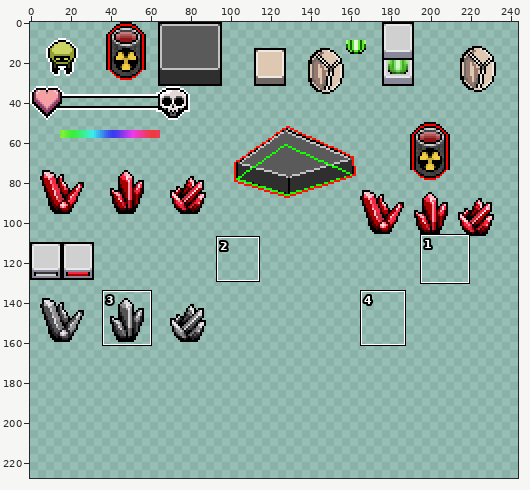
File history of a sprite sheet, assets/sprites.png. Above, an overview of the earlier version with the close-up marked.
Close-up. Earlier state:
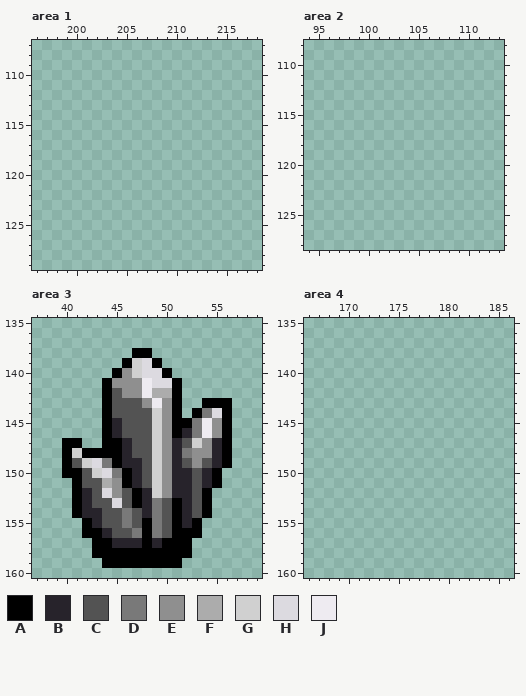
The file is 256x256 pixels. Colours within 5 levels of each other are drawn and written as one. Shown: area 1: x 196..218, y 107..129; area 2: x 94..113, y 108..128; area 3: x 37..59, y 135..160; area 4: x 166..186, y 135..160. The wide view leaves out empty margins. The commit also changed other parts of the picture, which this record leaves out.
Palette (. is transparent): A #000000  B #27232b  C #535353  D #797979  E #8f8f8f  F #acacac  G #d0d0d0  H #dcdae0  J #eeebf1
The result:
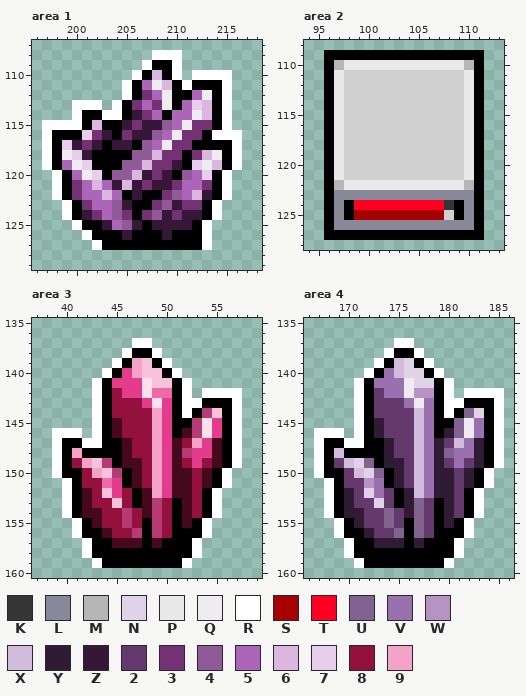
Colours new in this view: K #363636  L #888898  M #b6b6b6  N #e1d3e7  P #e8e8e8  Q #eeebf1  R #ffffff  S #a60000  T #ff0022  U #82628f  V #9b70ae  W #b692c5  X #d2bcdb  Y #2f1b33  Z #371737  2 #643a6c  3 #743274  4 #8f5a97  5 #ad65b9  6 #dbb7e0  7 #e7cfeb  8 #95113d  9 #f5a2c9
What changed:
colour B: #27232b -> #46081d
colour D: #797979 -> #b63b74
colour E: #8f8f8f -> #e23c8a
colour F: #acacac -> #ee69a7
colour H: #dcdae0 -> #f8c2db
colour J: #eeebf1 -> #fce0ed
Changed rows in their new state; - is a pixel that keeps its letter.
Area 1:
first column x 197:
108 -----------RRR------
109 ----------RAAR------
110 ---------RA6AR-RRRR-
111 --------RA5Q6ARAAAR-
112 --------RA35QAA5QAR-
113 ---RRR-RA353QA576AR-
114 ---RAARRAZ35A55Q6AR-
115 RRRRA6AAZ3ZZ45Q33AR-
116 RAAA73ZA3ZZ45Q33ARRR
117 RA7Z3ZAZZA45Q33AAAAR
118 RAQ7ZAAAA44633A36QAR
119 RA5Q7AAA44633ZA7Q6AR
120 -RA5Q7A446Z3ZA457AR-
121 -RA3565Z6Z3ZZ3553AR-
122 -RA35565AZAA3456ZAR-
123 --RA3554ZAA34Z33AR--
124 --RAZ3543A34Z3ZZAR--
125 ---RAAZ54ZAZZZZAR---
126 ----RAAAZAAAZAAAR---
127 -----RAAAAAAAAAAR---
Area 2:
first column x 96:
109 AAAAAAAAAAAAAAAA
110 AMPPPPPPPPPPPPMA
111 APGGGGGGGGGGGGPA
112 APGGGGGGGGGGGGPA
113 APGGGGGGGGGGGGPA
114 APGGGGGGGGGGGGPA
115 APGGGGGGGGGGGGPA
116 APGGGGGGGGGGGGPA
117 APGGGGGGGGGGGGPA
118 APGGGGGGGGGGGGPA
119 APGGGGGGGGGGGGPA
120 APGGGGGGGGGGGGPA
121 APGGGGGGGGGGGGPA
122 AMPPPPPPPPPPPPMA
123 ALLLLLLLLLLLLLLA
124 ALATTTTTTTTTKALA
125 ALASSSSSSSSSGALA
126 ALLLLLLLLLLLLLLA
127 AAAAAAAAAAAAAAAA
Area 3:
first column x 39:
137 --------RR---------
138 -------R--R--------
139 ------R-9--R-------
140 -----R--9---R------
141 ----R--------R-----
142 ----R-8------R-RRRR
143 ----R-888----RR---R
144 ----R-88889--R----R
145 ----R--8889-------R
146 RRR-R--8889-------R
147 R--RR---889--89---R
148 R-9-----889-------R
149 R-89-----89--8-8--R
150 R--89----89---8--R-
151 -R-88----89---8--R-
152 -R--8--8--9---8-R--
153 -R--88-8---8--8-R--
154 -R---88-8--8--8-R--
155 --R--88-8--8---R---
156 --R---88---8---R---
157 ---R----------R----
158 ---R----------R----
159 ----R--------R-----
Area 4:
first column x 167:
137 --------RR---------
138 -------RAAR--------
139 ------RAXNAR-------
140 -----RAVXNNAR------
141 ----RAVVVQNNAR-----
142 ----RA2VVQWWAR-RRRR
143 ----RA222VQVARRAAAR
144 ----RA2222XVARAUNAR
145 ----RAY222XVAAUQVAR
146 RRR-RAY222XVAYUQVAR
147 RAARRAAY22XVY2XVYAR
148 RAXAAAAY22XVYUVVYAR
149 RA2XNUAYY2XVY2V2YAR
150 RAA2XNUAY2XVYY2YAR-
151 -RA22WVAY2XVYY2YAR-
152 -RAY2NV2AYXVYY2AR--
153 -RAY22N2AYU2AY2AR--
154 -RAYY22U2YU2AY2AR--
155 --RAY22U2AU2AYAR---
156 --RAAY22UAU2AAAR---
157 ---RAAYYYAYAAAR----
158 ---RAAAAAAAAAAR----
159 ----RAAAAAAAAR-----
Boxes around the changes in both close-ups, in picture pixels (x1, y1, x2, y2):
added: (42, 50, 242, 250)
added: (324, 50, 484, 240)
changed: (52, 338, 242, 568)
added: (314, 338, 504, 568)
